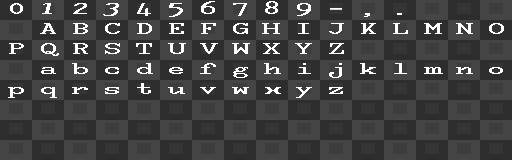
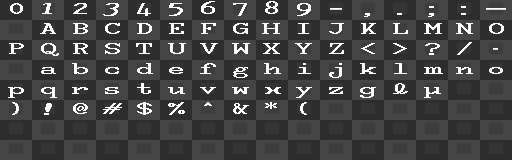
Layers edited between the first and the second (512, 160) image:
painted on "Paint Layer 2" over [12, 6, 506, 115]
painted on "Paint Layer 1" over [12, 6, 506, 115]
